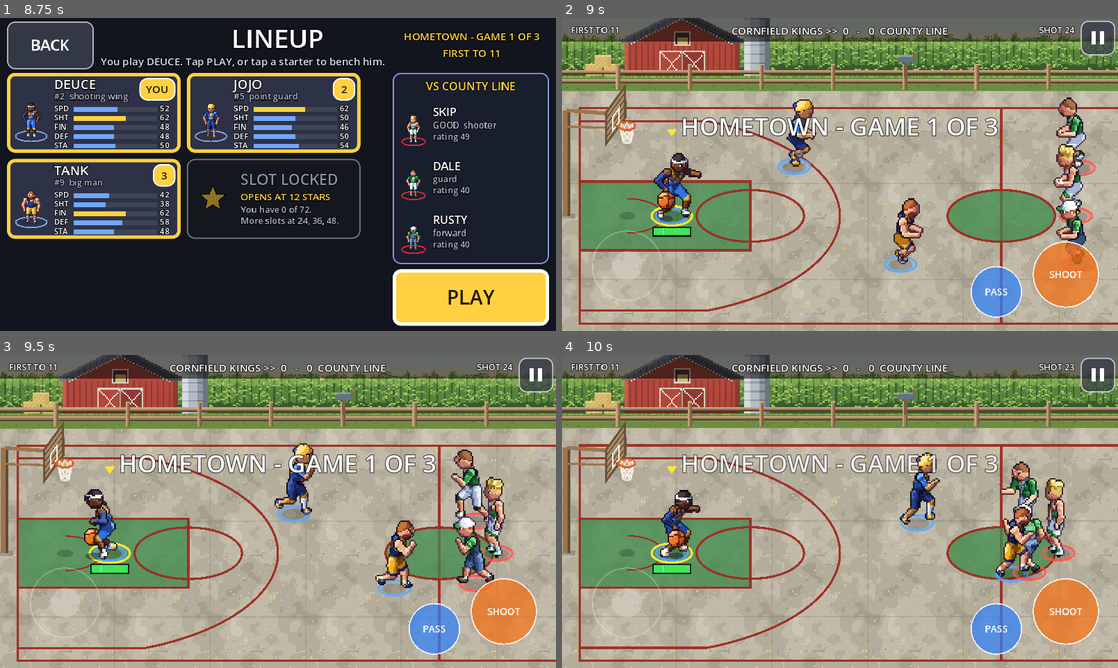
Above: before the commit, frames 1-4 (two rows, left to right).
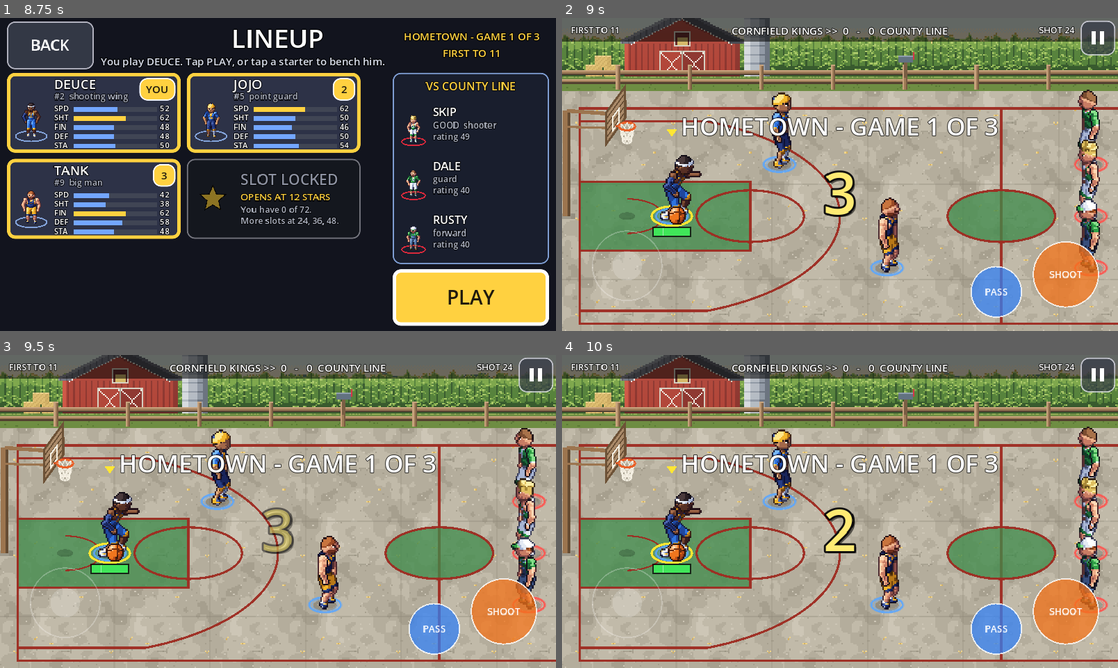
Above: after the commit, the same moments.

Repository: Kirmalo/road-trip-hoops
Game: Godot game, scene res://main.tscn
The game is run twice, just before and just after one commit, with the same random seed, the same clock (stepped at 60 frames per second) and the same inputs.
Inputs (mouse positions are in pixels of both pictures, inside the frame that each line leads up to):
- Up to frame 1 (8.75 s): tap Enter at 0.5, 0.6 s; move the mouse to (250, 237) at 0.52 s; hold W 0.53-1.25 s; click (250, 237) at 0.67 s; tap Space at 0.77 s; drag from (444, 221) to (250, 237) at 1.27 s; click "<" at 2 s; click ">" at 2.75 s; click "BACK" at 3.5 s; move the mouse to (111, 127) at 4.27 s; hold Left 4.28-5 s; tap Backspace at 4.35 s; click (111, 127) at 4.42 s; click "NEW TRIP" at 5 s; click "EASY" at 5.75 s; click "SKIP" at 6.5 s; click "GO" at 7.25 s; click "SKIP" at 8 s
- Up to frame 2 (9 s): click "PLAY" at 8.75 s
- Up to frame 3 (9.5 s): no input
- Up to frame 4 (10 s): drag from (867, 511) to (673, 464) at 9.52 s

Frame 1 is identical in both runs. In frame 2, 10% of the frame differs, in the area x 0-100%, y 1-98%; in frame 3, 12%, in the area x 0-100%, y 1-100%; in frame 4, 10%.

Commit message:
P8-31: 3-2-1-GO! countdown at the start of every match
- scripts/countdown.gd (new): a HUD Control with the big "3", "2", "1" (0.75 s each, pop-in, fade) and "GO!" (0.5 s,
  play already runs under it); thick dark outline and a drop shadow; a tick per number and a higher beep at GO!.
  Timing, sizes, colors and sounds are named constants.
- main.gd: the countdown starts once when the game appears (Quick Game after its launch panel, every trip game,
  replay and New York round); never after side switches, timeouts or free throws. While 3-2-1 shows, nothing runs
  (clocks, players, ball, twist gusts; rules.play_time too, so GAME LENGTH doesn't count it), A/B are ignored, the
  camera and HUD stay live. It ticks in _physics_process, so the pause button / Android back pause it too. The start
  message (FIRST TO N / trip label) stays through the numbers and fades at GO!; the twist banner is under the top bar,
  the countdown in the middle, no overlap. Skipped with -- --no-countdown, --howto-shots and --twistshots (captures
  at fixed moments). COUNTDOWN line in the test printout; --humantest presses A and B during the count and checks
  nothing happened ("countdown presses ignored").
- tools/make_ui_sfx.py: countdown and go sounds (assets/sfx/countdown.ogg, go.ogg); CREDITS.md row and the
  CREDITS_LIST sounds row in title.gd updated.

Co-Authored-By: Claude Opus 5.5 <noreply@anthropic.com>
Claude-Session: https://claude.ai/code/session_01K8WPuYbTD1xrCASynmgFd3

Diff:
--- /dev/null
+++ b/scripts/countdown.gd
@@ -0,0 +1,133 @@
+extends Control
+# P8-31: the 3-2-1 countdown at the start of every match (owner: "We need a 3-2-1 countdown at the start of a match").
+# main.gd adds it to the HUD (screen space, a full-screen Control that takes no taps) and calls start() once, when
+# the game is built and no panel waits in front of it; never after a side switch, a timeout or free throws.
+# main.gd calls step(delta) from _physics_process, so pausing the game (pause.gd pauses the tree) pauses the count.
+# While frozen() is true main.gd holds the game: clocks, players, ball and the human's buttons wait; at GO! play
+# starts and GO! stays on screen for GO_TIME while the game runs.
+# Placement: the center of the screen, a little low (NUMBER_Y), under the "FIRST TO N" / trip label message (main.gd
+# msg_label, -160..-60 from the center) and well under the twist banner (twist_fx.gd, under the top bar), so the
+# banner slides in at tip-off as before and nothing overlaps.
+
+const STEPS := ["3", "2", "1"]          # the numbers, one after the other
+const STEP_TIME := 0.75                  # seconds each number shows (play is frozen through all of them)
+const GO_TEXT := "GO!"
+const GO_TIME := 0.5                     # seconds GO! shows; play already runs under it
+const NUMBER_SIZE := 132                 # font size of the numbers (the HUD's font, much bigger)
+const GO_SIZE := 112                     # font size of GO!
+const NUMBER_Y := 40.0                   # screen px below the screen's center (under the match label message)
+const POP_TIME := 0.18                   # seconds of the scale-in at each number
+const POP_SCALE := 1.9                   # each number starts this big and settles to 1.0 (ease out)
+const FADE_TIME := 0.15                  # the last seconds of each number fade out
+const GO_GROW := 1.15                    # GO! grows to this while it fades
+const NUMBER_COLOR := Color(1.0, 0.92, 0.45)
+const GO_COLOR := Color(0.45, 1.0, 0.5)
+const OUTLINE_SIZE := 18                 # thick dark outline, readable on any court
+const OUTLINE_COLOR := Color(0.03, 0.03, 0.08, 0.95)
+const SHADOW_OFFSET := Vector2(5, 6)     # hard drop shadow (pixel look)
+const SHADOW_COLOR := Color(0, 0, 0, 0.55)
+const TICK_SFX := "countdown"            # assets/sfx/countdown.ogg, at each number
+const GO_SFX := "go"                     # assets/sfx/go.ogg, at GO!
+const TICK_DB := 0.0
+const GO_DB := 0.0
+const BOX := Vector2(600, 220)           # the label's box (screen px), centered
+
+var game                                 # main.gd (audio, stats); may be null
+var _t := -1.0                           # seconds since start (< 0: not running)
+var _shown := -1                         # index of the step on screen (STEPS.size() = GO!)
+var _label: Label
+var _settings: LabelSettings
+
+func _ready() -> void:
+	mouse_filter = Control.MOUSE_FILTER_IGNORE
+	set_anchors_and_offsets_preset(Control.PRESET_FULL_RECT)
+	_label = Label.new()
+	_label.mouse_filter = Control.MOUSE_FILTER_IGNORE
+	_label.set_anchors_preset(Control.PRESET_CENTER)
+	_label.offset_left = -BOX.x / 2.0
+	_label.offset_right = BOX.x / 2.0
+	_label.offset_top = NUMBER_Y - BOX.y / 2.0
+	_label.offset_bottom = NUMBER_Y + BOX.y / 2.0
+	_label.horizontal_alignment = HORIZONTAL_ALIGNMENT_CENTER
+	_label.vertical_alignment = VERTICAL_ALIGNMENT_CENTER
+	_settings = LabelSettings.new()
+	_settings.font_size = NUMBER_SIZE
+	_settings.outline_size = OUTLINE_SIZE
+	_settings.outline_color = OUTLINE_COLOR
+	_settings.shadow_size = 1
+	_settings.shadow_offset = SHADOW_OFFSET
+	_settings.shadow_color = SHADOW_COLOR
+	_label.label_settings = _settings
+	_label.visible = false
+	add_child(_label)
+
+# total seconds of the frozen part (3, 2, 1)
+static func frozen_time() -> float:
+	return STEP_TIME * STEPS.size()
+
+func start() -> void:
+	_t = 0.0
+	_shown = -1
+	_show_step(0)
+	if game != null:
+		game.stat("countdowns")
+
+# stop at once (game over during the count, e.g. a test that decides the game)
+func stop() -> void:
+	_t = -1.0
+	_label.visible = false
+
+func running() -> bool:
+	return _t >= 0.0
+
+# true while play must wait (3, 2, 1)
+func frozen() -> bool:
+	return _t >= 0.0 and _t < frozen_time()
+
+# what is on screen now: "3", "2", "1", "GO!" or ""
+func current_text() -> String:
+	return _label.text if running() and _label.visible else ""
+
+func step(delta: float) -> void:
+	if _t < 0.0:
+		return
+	_t += delta
+	if _t >= frozen_time() + GO_TIME:
+		stop()
+		return
+	var i: int = mini(int(floorf(_t / STEP_TIME)), STEPS.size())
+	if i != _shown:
+		_show_step(i)
+	_animate()
+
+func _show_step(i: int) -> void:
+	_shown = i
+	var go: bool = i >= STEPS.size()
+	_label.text = GO_TEXT if go else str(STEPS[i])
+	_settings.font_size = GO_SIZE if go else NUMBER_SIZE
+	_label.modulate = GO_COLOR if go else NUMBER_COLOR
+	_label.visible = true
+	if game != null and game.audio != null:
+		if go:
+			game.audio.play(GO_SFX, GO_DB, 0.0)
+		else:
+			game.audio.play(TICK_SFX, TICK_DB, 0.0)
+	_animate()
+
+# the pop (scale in, ease out) and the fade at the end of each step
+func _animate() -> void:
+	var go: bool = _shown >= STEPS.size()
+	var start_t: float = STEP_TIME * float(_shown)
+	var len_t: float = GO_TIME if go else STEP_TIME
+	var age: float = clampf(_t - start_t, 0.0, len_t)
+	var k: float = minf(age / POP_TIME, 1.0)
+	var sc: float = lerpf(POP_SCALE, 1.0, 1.0 - (1.0 - k) * (1.0 - k))
+	var a: float = 1.0
+	if go:
+		sc *= lerpf(1.0, GO_GROW, age / len_t)
+		a = clampf((len_t - age) / maxf(len_t - POP_TIME, 0.01), 0.0, 1.0)
+	else:
+		a = clampf((len_t - age) / FADE_TIME, 0.0, 1.0)
+	_label.pivot_offset = BOX / 2.0
+	_label.scale = Vector2(sc, sc)
+	_label.modulate.a = a
--- a/scripts/main.gd
+++ b/scripts/main.gd
@@ -36,6 +36,7 @@
 const Ratings = preload("res://scripts/ratings.gd") # stat formulas: rating 50 = x1.0 (Quick Game unchanged)
 const Cities = preload("res://scripts/cities.gd")   # city data (names, targets) for the --city test flags
 const Twists = preload("res://scripts/twists.gd")   # Phase 6 city twists: every twist hook is Twists.value(key, today)
+const CountdownScript = preload("res://scripts/countdown.gd")   # P8-31: the 3-2-1-GO! at the start of every match
 
 const FT := 12.0                     # pixels per foot
 const COURT_W := 94.0 * FT
@@ -215,6 +216,11 @@
 const TWIST_LINE_TIME := 3.5         # seconds it shows at tip-off (fades out over the last TWIST_LINE_FADE)
 const TWIST_LINE_FADE := 0.6
 const TWIST_LINE_COLOR := Color(1.0, 0.9, 0.55)
+# P8-31: the 3-2-1 countdown (countdown.gd has its timing and look). Every match, once, when the game appears (not
+# behind the Quick Game launch panel: the reloaded game counts down). Skipped with -- --no-countdown, and in the
+# capture modes that take pictures at fixed moments of the start (--howto-shots, --twistshots)
+const COUNTDOWN_SKIP_FLAGS := ["--no-countdown", "--howto-shots", "--twistshots"]
+const COUNTDOWN_MSG_FADE := 0.4      # the "FIRST TO N" / match label stays through 3-2-1 and fades out as GO! shows
 # Quick Game settings a trip game overrides (static, so they survive reload_current_scene): put back when a game
 # without a trip match starts, so a Quick Game after a trip game has the saved court and level again
 static var _quick_look := ""
@@ -246,6 +252,7 @@
 const HT_AWAY_TIME := 0.7            # ... for this long (the defensive assist must not hold him)
 const HT_GUARD_FT := 8.0             # stay-in-front metric: a CPU handler (frontcourt) this close to the human is "guarded"
 const HT_BEAT_MARGIN_FT := 1.0       # ... and he is past the human once he is this much closer to the rim (hysteresis)
+const HT_COUNTDOWN_PRESS_FRAME := 30 # during 3-2-1 (P8-31): the scripted thumb presses A and B on this frozen frame
 
 var hoops := [Vector2(5.25 * FT, COURT_H / 2), Vector2(COURT_W - 5.25 * FT, COURT_H / 2)]
 
@@ -320,6 +327,7 @@
 var howto_shots := false             # test only (-- --howto-shots DIR, P7-H1): the How to Play capture driver watches
 var twist_label: Label               # the twist's banner line under the tip-off message
 var _twist_line_t := 0.0
+var countdown                        # P8-31 countdown.gd (on the HUD); frozen() holds the game during 3-2-1
 
 func stat(k: String) -> void:
 	stats[k] = stats.get(k, 0) + 1
@@ -510,6 +518,7 @@
 	if not menu_wait:
 		_play_court_music()
 		_show_twist_banner()   # (behind the launch panel it would be hidden: the reloaded game shows it)
+		_start_countdown()     # P8-31: the banner slides in under the top bar, the countdown is in the middle
 
 # in play: the court's track, softly (owner Q5 a). The panels play the menu music (menu.gd)
 func _play_court_music() -> void:
@@ -974,6 +983,9 @@
 	twist_label.offset_bottom = -18
 	twist_label.modulate = TWIST_LINE_COLOR
 	twist_label.visible = false
+	countdown = CountdownScript.new()   # over the messages, under the touch controls and the pause button
+	countdown.game = self
+	root.add_child(countdown)
 
 	controls = ControlsScript.new()
 	root.add_child(controls)
@@ -1001,6 +1013,22 @@
 
 func start_game() -> void:
 	rules.start_game()
+
+# P8-31: 3-2-1-GO! before the first ball is live. The start message ("FIRST TO N" or the trip label) stays up through
+# the numbers and fades as GO! shows
+func _start_countdown() -> void:
+	if countdown == null:
+		return
+	for f in COUNTDOWN_SKIP_FLAGS:
+		if OS.get_cmdline_user_args().has(f):
+			return
+	countdown.start()
+	if msg_timer > 0.0:
+		msg_timer = maxf(msg_timer, CountdownScript.frozen_time() + COUNTDOWN_MSG_FADE)
+
+# true while 3-2-1 holds the game (clocks, players, ball and the human's buttons wait)
+func countdown_frozen() -> bool:
+	return countdown != null and countdown.frozen()
 
 # line both teams up: `team` (which gets the ball) on its own half, the other just past half court. The rows are
 # mirrored by the attack direction (y times dir) so both halves of the court play the same (B1)
@@ -1396,19 +1424,19 @@
 	return rules.ft_active and not game_over and not (human_player == rules.ft_shooter and human_player.has_ball())
 
 func _on_a_pressed() -> void:
-	if menu.showing:
+	if menu.showing or countdown_frozen():
 		return
 	if _ft_blocks_buttons():
 		return
 	input.a_pressed()
 
 func _on_a_released() -> void:
-	if menu.showing:
+	if menu.showing or countdown_frozen():
 		return
 	input.a_released()
 
 func _on_b_pressed() -> void:
-	if menu.showing:
+	if menu.showing or countdown_frozen():
 		return
 	if rules.ft_active and not game_over:
 		return
@@ -1560,6 +1588,16 @@
 	_update_message(delta)
 	if game_over or menu_wait:
 		return
+	if countdown != null:
+		countdown.step(delta)   # here, so a pause (the tree paused) pauses the count too
+		if countdown.frozen():
+			# 3-2-1: nothing runs (no game time, so GAME LENGTH doesn't count it); the camera and the HUD stay live
+			stat("countdown_frames")
+			if humantest:
+				_humantest_countdown()
+			_update_camera()
+			_update_hud()
+			return
 	Twists.tick(delta)   # the wind's gusts (nothing for the other twists)
 
 	if not rules.update(delta):
@@ -1930,13 +1968,27 @@
 		return "%d/%d" % [stats.get(a, 0), stats.get(b, 0)]
 	var gf: int = stats.get("humantest_guard_frames", 0)
 	var front_pct: float = 100.0 * float(stats.get("humantest_guard_front_frames", 0)) / float(maxi(gf, 1))
-	return "HUMANTEST steals timed %s random %s | blocks timed %s early %s | in front %.0f%% beaten %d in %d spells | assist %d frames, %d while pulling away, crossovers beat him %s | free throws good %s early %s" % [
+	return "HUMANTEST steals timed %s random %s | blocks timed %s early %s | in front %.0f%% beaten %d in %d spells | assist %d frames, %d while pulling away, crossovers beat him %s | free throws good %s early %s | countdown presses ignored %s" % [
 		f.call("humantest_timed_steals", "humantest_timed_pokes"), f.call("humantest_random_steals", "humantest_random_pokes"),
 		f.call("humantest_timed_blocks", "humantest_timed_jumps"), f.call("humantest_early_blocks", "humantest_early_jumps"),
 		front_pct, stats.get("humantest_guard_beaten", 0), stats.get("humantest_guard_spells", 0),
 		stats.get("human_assist_frames", 0), stats.get("humantest_away_assist_frames", 0),
 		f.call("human_cross_beaten", "human_cross_faced"),
-		f.call("humantest_ft_good_makes", "humantest_ft_good"), f.call("humantest_ft_early_makes", "humantest_ft_early")]
+		f.call("humantest_ft_good_makes", "humantest_ft_good"), f.call("humantest_ft_early_makes", "humantest_ft_early"),
+		f.call("humantest_countdown_presses_ignored", "humantest_countdown_presses")]
+
+# during 3-2-1 (P8-31): the scripted thumb presses A and B once on HT_COUNTDOWN_PRESS_FRAME; nothing may happen
+# (no shot, no pass, no switch). Counted as humantest_countdown_presses / _ignored
+func _humantest_countdown() -> void:
+	if int(stats.get("countdown_frames", 0)) != HT_COUNTDOWN_PRESS_FRAME or human_player == null:
+		return
+	var before: Array = [ball.state, ball.holder, human_player, human_player.shooting]
+	_on_a_pressed()
+	_on_a_released()
+	_on_b_pressed()
+	stat_add("humantest_countdown_presses", 3)
+	if [ball.state, ball.holder, human_player, human_player.shooting] == before:
+		stat_add("humantest_countdown_presses_ignored", 3)
 
 func _ht_hoop_ft() -> float:
 	return human_player.position.distance_to(attack_hoop(HUMAN_TEAM)) / FT
@@ -1964,6 +2016,8 @@
 # the game is won (rules.gd decides when): stop play, show the result and the level panel (P3-08), print the test lines
 func on_game_over(winner: int) -> void:
 	game_over = true
+	if countdown != null:
+		countdown.stop()   # a game decided during 3-2-1 (a test): no number left over the result
 	audio.play("whistle")
 	ball.make_dead()
 	# _physics_process stops updating after game over: put out the fire and the trail now
@@ -1993,6 +2047,8 @@
 		var secs: int = int(rules.play_time)
 		print("FINAL BLUE %d - RED %d" % [score[0], score[1]])
 		print("GAME LENGTH %d:%02d" % [secs / 60, secs % 60])
+		print("COUNTDOWN %d (%.2f s frozen before tip-off, not in GAME LENGTH)" % [int(stats.get("countdowns", 0)),
+				float(stats.get("countdown_frames", 0)) / float(Engine.physics_ticks_per_second)])
 		var g := func(k: String) -> int:
 			return int(stats.get(k, 0))
 		print("FOULS BLUE %d RED %d (shooting %d, reach %d, and-ones %d) | FREE THROWS %d/%d (BLUE %d/%d, RED %d/%d), last missed %d, timeouts %d" % [
--- a/scripts/title.gd
+++ b/scripts/title.gd
@@ -161,7 +161,7 @@
 	["Block", "10 Impact/Shield Blocks", "StarNinjas", "CC0",
 		"https://opengameart.org/content/10-impactshield-blocks", ""],
 	["On fire", "Catching fire", "themightyglider", "CC0", "https://opengameart.org/content/catching-fire", ""],
-	["Swish, bounce, whistle, rain, wind, fence, splash, sand, star, stat-up, unlock",
+	["Swish, bounce, whistle, rain, wind, fence, splash, sand, star, stat-up, unlock, countdown",
 		"Synthesized sounds made for this project", "Road Trip Hoops project", "Original",
 		"tools/make_swish.py, tools/make_bounce.py, tools/make_whistle.py, tools/make_twist_sfx.py, tools/make_ui_sfx.py",
 		""],
Not shown, changed: CREDITS.md
Not shown, added: assets/sfx/countdown.ogg
Not shown, added: assets/sfx/go.ogg
